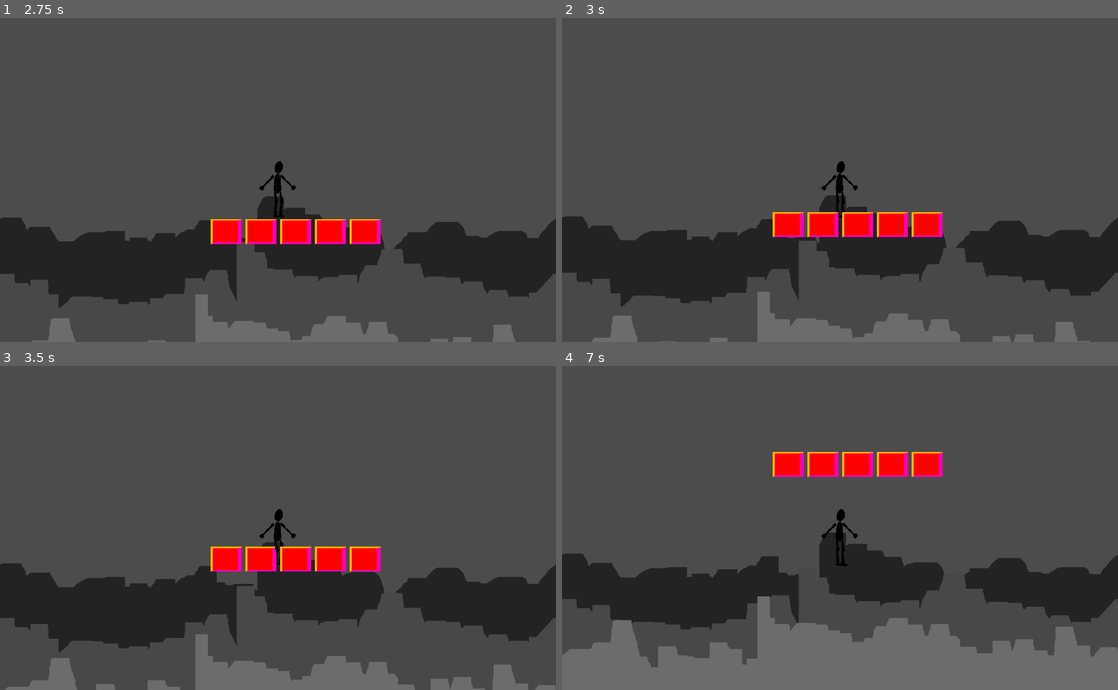
Above: before the commit, frames 1-4 (two rows, left to right).
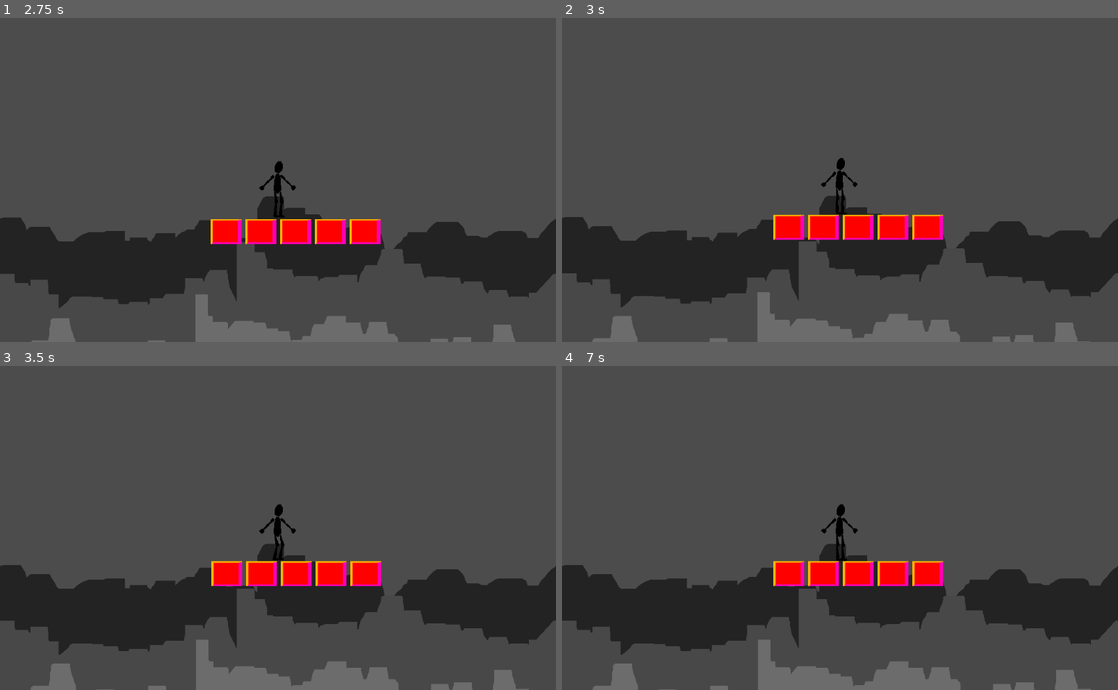
Above: after the commit, the same moments.

Repository: loopies2600/Sillarium
Game: Godot game, scene res://scenes/TestScene.tscn
Two runs of this game, one before a commit and one after it. Both use one fixed random seed, a clock stepped at 60 frames per second and the inputs below.
Inputs (mouse positions are in pixels of both pictures, inside the frame that each line leads up to):
- Up to frame 1 (2.75 s): move the mouse to (400, 163) at 0.52 s; click (400, 163) at 0.67 s; move the mouse to (166, 196) at 1.27 s; click (166, 196) at 1.42 s; move the mouse to (333, 108) at 2.02 s; click (333, 108) at 2.17 s
- Up to frame 2 (3 s): move the mouse to (812, 244) at 2.77 s; click (812, 244) at 2.92 s
- Up to frame 3 (3.5 s): no input
- Up to frame 4 (7 s): move the mouse to (1006, 576) at 3.52 s; click (1006, 576) at 3.67 s; move the mouse to (673, 479) at 4.27 s; click (673, 479) at 4.42 s; move the mouse to (867, 528) at 5.02 s; click (867, 528) at 5.17 s; move the mouse to (756, 447) at 5.77 s; click (756, 447) at 5.92 s; move the mouse to (962, 511) at 6.52 s; click (962, 511) at 6.67 s

Frame 1 is identical in both runs. In frame 2, 1.4% of the frame differs, in the area x 0-100%, y 43-100%; in frame 3, 5.5%; in frame 4, 25%, in the area x 0-100%, y 26-100%.

Commit message:
test commit

Diff:
--- a/project.godot
+++ b/project.godot
@@ -17,7 +17,7 @@
 
 config/name="Sillarium"
 run/main_scene="res://scenes/TestScene.tscn"
-config/icon="res://sprites/lebipi/lebipi_full.png"
+config/icon="res://sprites/sillarium_s.png"
 
 [autoload]
 
--- a/scenes/PlayerSkeletonTest.tscn
+++ b/scenes/PlayerSkeletonTest.tscn
@@ -151,8 +151,9 @@
 "values": [ -90.0, -104.733, -90.0 ]
 }
 
-[sub_resource type="RectangleShape2D" id=1]
-extents = Vector2( 76, 68 )
+[sub_resource type="CapsuleShape2D" id=2]
+radius = 14.0
+height = 76.0
 
 [node name="Player" type="KinematicBody2D" groups=[
 "Player",
@@ -228,7 +229,6 @@
 [node name="HandL" type="Polygon2D" parent="Graphics"]
 position = Vector2( 228, 42 )
 rotation = 2.35619
-scale = Vector2( 1, 1 )
 texture = ExtResource( 1 )
 skeleton = NodePath("../Skeleton2D")
 polygon = PoolVector2Array( 150.607, 71.3416, 159.514, 71.2066, 159.784, 80.7883, 150.067, 80.5184 )
@@ -304,7 +304,6 @@
 [node name="ArmRU" type="Bone2D" parent="Graphics/Skeleton2D/Hip/Chest"]
 position = Vector2( 6, -24 )
 rotation = 0.785398
-scale = Vector2( 1, 1 )
 rest = Transform2D( 0.707107, 0.707107, -0.707107, 0.707107, 6, -24 )
 
 [node name="ArmRL" type="Bone2D" parent="Graphics/Skeleton2D/Hip/Chest/ArmRU"]
@@ -319,7 +318,6 @@
 [node name="ArmLU" type="Bone2D" parent="Graphics/Skeleton2D/Hip/Chest"]
 position = Vector2( -8, -24 )
 rotation = 2.35619
-scale = Vector2( 1, 1 )
 rest = Transform2D( -0.707107, 0.707107, -0.707107, -0.707107, -8, -24 )
 
 [node name="ArmLL" type="Bone2D" parent="Graphics/Skeleton2D/Hip/Chest/ArmLU"]
@@ -364,12 +362,11 @@
 default_length = 7.0
 
 [node name="AnimationPlayer" type="AnimationPlayer" parent="Graphics"]
-anims/PlayerIdle = SubResource( 2 )
+anims/PlayerIdle = SubResource( 1 )
 
 [node name="CollisionShape2D" type="CollisionShape2D" parent="."]
-visible = false
-shape = SubResource( 1 )
-disabled = true
+position = Vector2( 2, 10 )
+shape = SubResource( 2 )
 
 [node name="Camera2D" type="Camera2D" parent="."]
 current = true
Not shown: 1 places in scenes/PlayerSkeletonTest.tscn that only renumber resources
